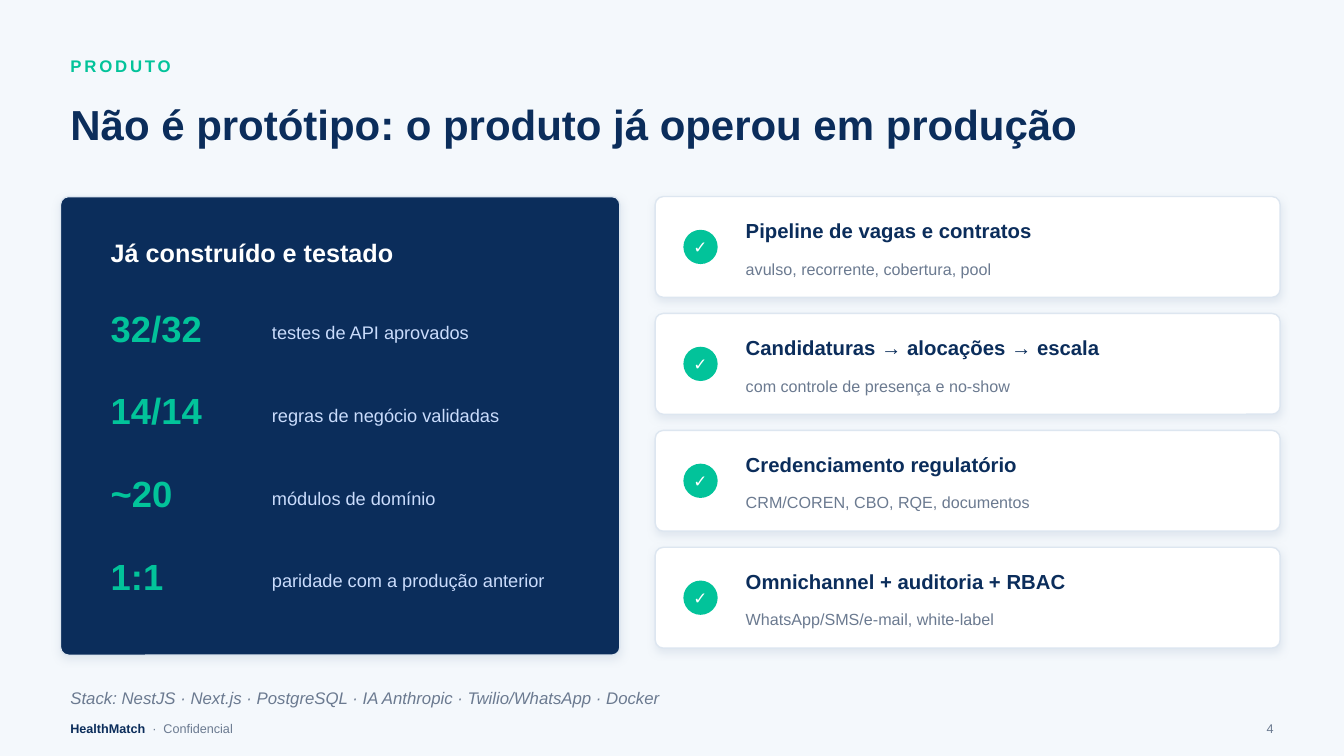
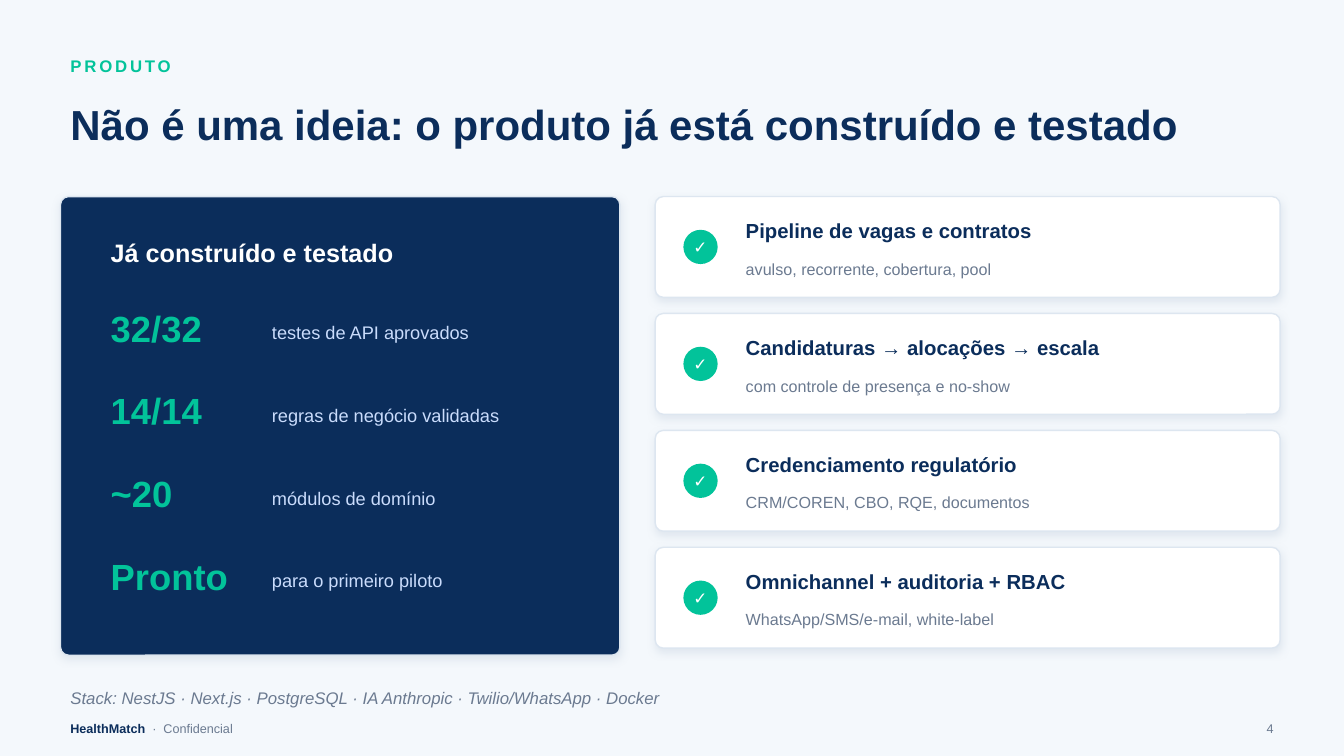
Before and after one commit to danielsmonteiro/conecta, a slide deck: slide 4 of business-plan/HealthMatch_Pitch_Deck.pptx. Drawn at 1344x756 pixels with LibreOffice and Linux fonts; fonts in the diff are those of the drawing. Boxes give left, top, right and bottom in pixels: in the first picture for what was removed or moved away, otherwise in the second. Text is boxed around its words. In the diff, an @@ line names an element or a change of style, - is before the commit and + after.

```diff
--- a/business-plan/HealthMatch_Pitch_Deck.pptx
+++ b/business-plan/HealthMatch_Pitch_Deck.pptx
@@ text at <box>70,109,1177,149</box>: text changed @@
-Não é protótipo: o produto já operou em produção
+Não é uma ideia: o produto já está construído e testado
@@ text at <box>111,565,228,591</box>: text changed @@
-1:1
+Pronto
@@ text at <box>272,574,442,591</box>: text changed @@
-paridade com a produção anterior
+para o primeiro piloto
```
Also in this commit, not shown: 1 other slide changed, 7 other files.
